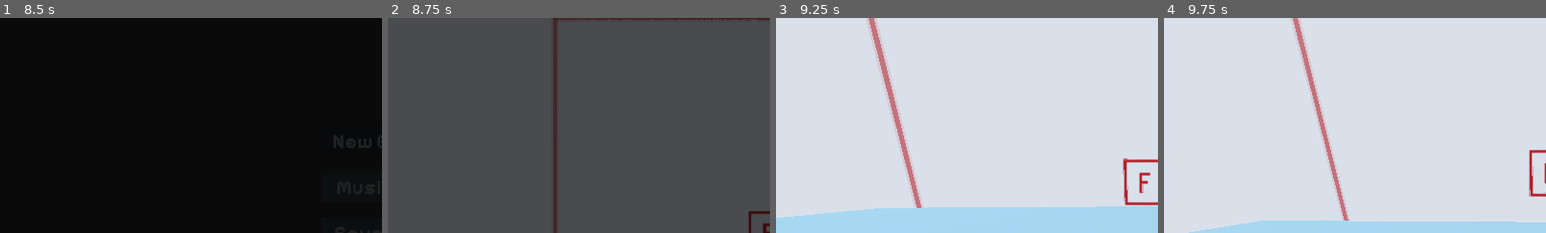
Above: before the commit, frames 1-4 (left to right).
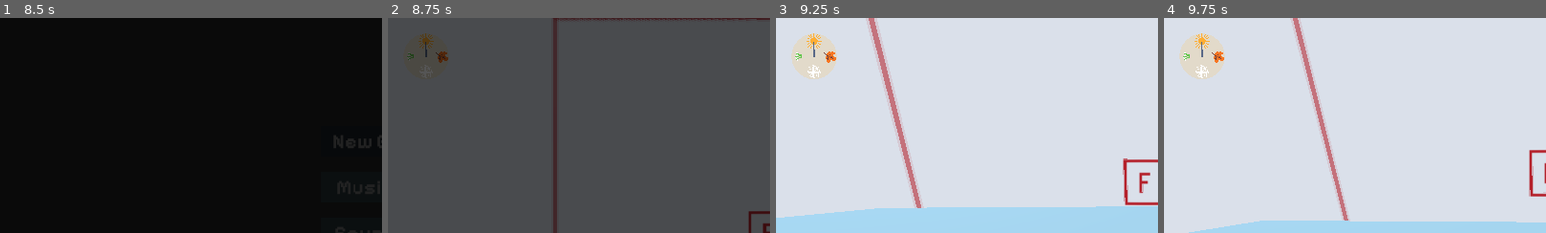
Above: after the commit, the same moments.

Repository: dzejpi/natura
Game: Godot game, scene res://scenes/game_scenes/SplashScene.tscn
Same seed, same stepped clock (60 frames per second), same inputs: the game is played once before the commit and once after it.
Inputs (mouse positions are % of the whole screen's width and height, from its top left):
- Up to frame 1 (8.5 s): move the mouse to (72, 45) at 0.52 s; hold D (move_right) 0.53-1.28 s; tap E (dialog_end) every 2.25 s from 0.6 to 7.35 s; tap Space (move_jump) at 0.77, 1.52, 3.02, 3.77, 4.52, 5, 6.02, 6.77, 7.52 s; move the mouse to (30, 55) at 1.27 s; hold S (move_down) 1.28-2.03 s; tap Ctrl (move_crouch) at 1.35, 5.85 s; tap Enter at 2, 5.75 s; move the mouse to (60, 28) at 2.02 s; hold D (move_right) 2.03-2.78 s; hold Shift (move_sprint) 2.03-2.78 s; move the mouse to (45, 70) at 2.77 s; hold W (move_up) 2.78-3.53 s; move the mouse to (80, 65) at 3.52 s; hold Ctrl (move_crouch) 3.53-4.28 s; hold A (move_left) 3.53-5.03 s; move the mouse to (20, 35) at 4.27 s; tap Shift (move_sprint) at 4.35 s; move the mouse to (55, 50) at 5.02 s; hold S (move_down) 5.03-5.78 s; move the mouse to (35, 25) at 5.77 s; hold D (move_right) 5.78-6.53 s; move the mouse to (72, 45) at 6.52 s; hold W (move_up) 6.53-7.28 s; hold Shift (move_sprint) 6.53-7.28 s; move the mouse to (30, 55) at 7.27 s; hold D (move_right) 7.28-8 s; click "New Game" at 8 s
- Up to frame 2 (8.75 s): no input
- Up to frame 3 (9.25 s): move the mouse to (52, 48) at 8.77 s; hold W (move_up) from 8.78 s (still down); hold Ctrl (move_crouch) from 8.78 s (still down)
- Up to frame 4 (9.75 s): tap Space (move_jump) at 9.5 s; move the mouse to (49, 52) at 9.52 s; release W (move_up) at 9.53 s; release Ctrl (move_crouch) at 9.53 s; hold A (move_left) from 9.53 s (still down); tap Shift (move_sprint) at 9.6 s
The pictures show only the part of the screen within x 0-50%, y 0-50%; the shares and areas given below are measured in that part.

Frame 1 is identical in both runs. In frame 2, 0.3% of the frame differs, in the area x 5-16%, y 7-21%; in frame 3, 2.0%, in the area x 4-16%, y 7-29%; in frame 4, 2.0%.

Commit message:
Seasonal indicator added.

Diff:
--- a/scenes/player/PlayerScene.tscn
+++ b/scenes/player/PlayerScene.tscn
@@ -1,8 +1,9 @@
-[gd_scene load_steps=10 format=2]
+[gd_scene load_steps=11 format=2]
 
 [ext_resource path="res://scenes/player_ui/GameOverScene.tscn" type="PackedScene" id=1]
 [ext_resource path="res://scenes/player_ui/PauseScene.tscn" type="PackedScene" id=2]
 [ext_resource path="res://scenes/player_ui/GameWonScene.tscn" type="PackedScene" id=3]
+[ext_resource path="res://assets/visual/ui/season_ui/spr_season_indicator.png" type="Texture" id=4]
 [ext_resource path="res://scripts/player/PlayerScript.gd" type="Script" id=5]
 [ext_resource path="res://scenes/player_ui/ToolTipScene.tscn" type="PackedScene" id=6]
 
@@ -110,3 +111,10 @@
 [node name="PlayerUI" type="Node2D" parent="UI"]
 
 [node name="Tooltip" parent="UI/PlayerUI" instance=ExtResource( 6 )]
+
+[node name="SeasonUINode" type="Node2D" parent="UI/PlayerUI"]
+position = Vector2( 32, 32 )
+
+[node name="SeasonSprite" type="Sprite" parent="UI/PlayerUI/SeasonUINode"]
+position = Vector2( 48, 48 )
+texture = ExtResource( 4 )
Binary file added: assets/visual/ui/season_ui/ase_season_indicator.aseprite
Binary file added: assets/visual/ui/season_ui/spr_season_indicator.png
Not shown, added: assets/visual/ui/season_ui/spr_season_indicator.png.import
